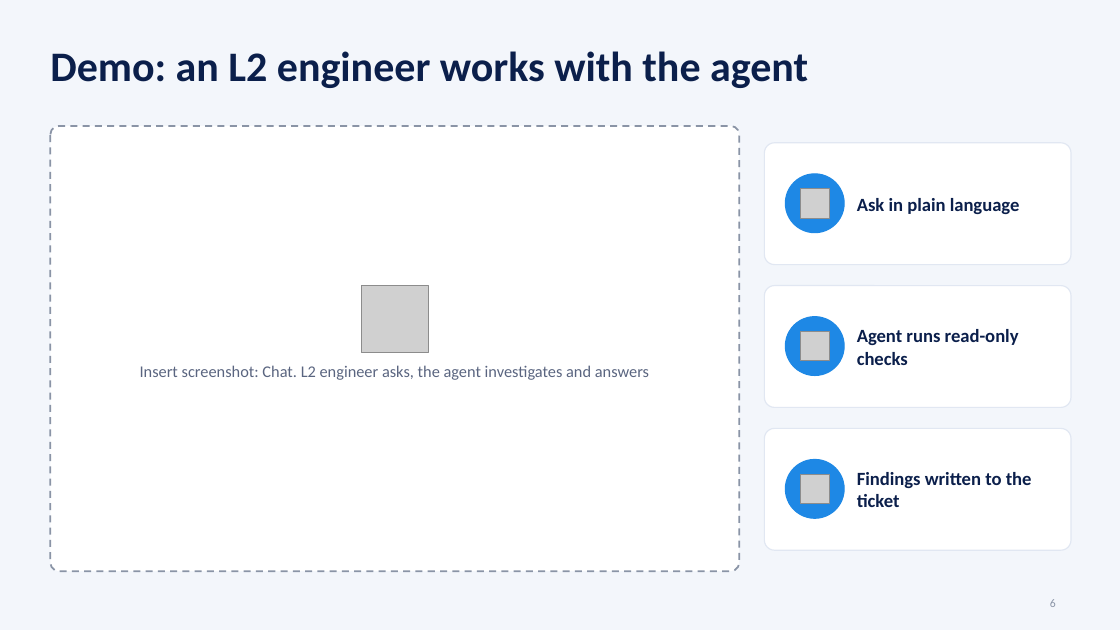
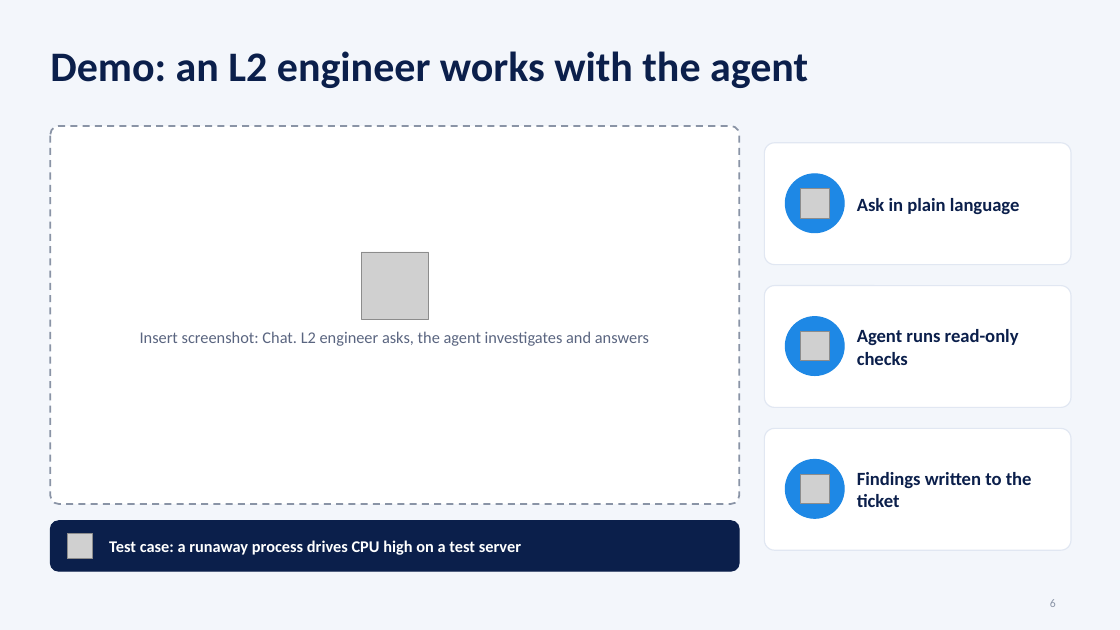
Before and after one commit to akaravind456-spec/Matrix-aiops, a slide deck: slide 6 of docs/presentation/MATRIX-Product-Deck.pptx. Drawn at 1120x630 pixels with LibreOffice and Linux fonts; fonts in the diff are those of the drawing; grey boxes stand for pictures. Boxes give left, top, right and bottom in pixels: in the first picture for what was removed or moved away, otherwise in the second. Text is boxed around its words. In the diff, an @@ line names an element or a change of style, - is before the commit and + after.

```diff
--- a/docs/presentation/MATRIX-Product-Deck.pptx
+++ b/docs/presentation/MATRIX-Product-Deck.pptx
@@ rounded rectangle: place and size @@
-rounded rectangle at [50, 126, 739, 571]
+rounded rectangle at [50, 126, 739, 504]
@@ rounded rectangle at [50, 126, 739, 504]: proportions changed @@
@@ picture: place and size @@
-picture at [361, 286, 429, 353]
+picture at [361, 252, 429, 319]
@@ text "Insert screenshot: Chat. L2 engineer ...": place and size @@
-text "Insert screenshot: Chat. L2 engineer ..." at [140, 365, 649, 380]
+text "Insert screenshot: Chat. L2 engineer ..." at [140, 331, 649, 346]
@@ rounded rectangle added at [50, 521, 739, 571], fill #0B1F4B, outline #0B1F4B 1 pt @@
@@ picture added at [67, 534, 92, 559] @@
@@ text added at [109, 540, 521, 555], 14 pt, text #FFFFFF, bold @@
+Test case: a runaway process drives CPU high on a test server
```
Also in this commit, not shown: 4 other slides changed.
